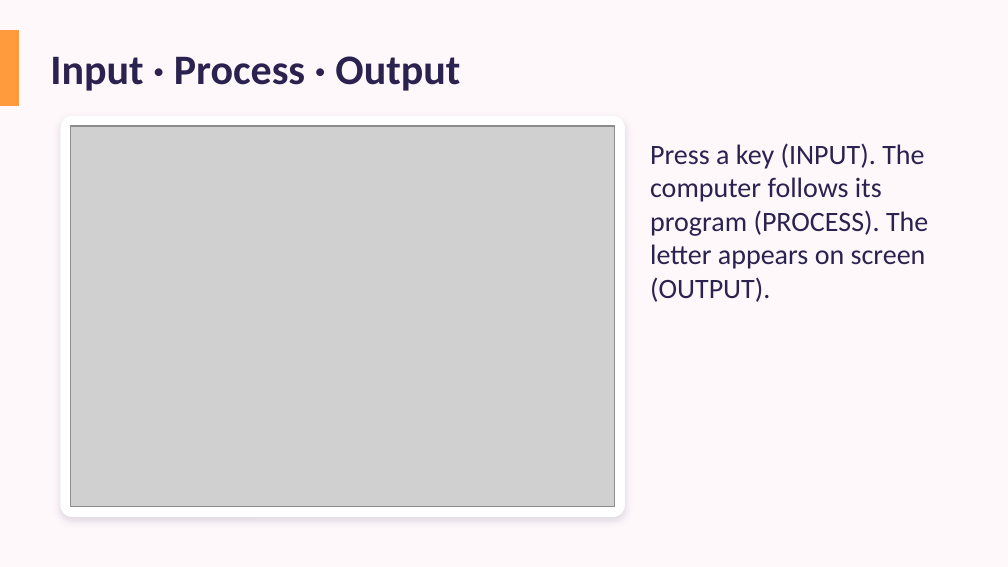
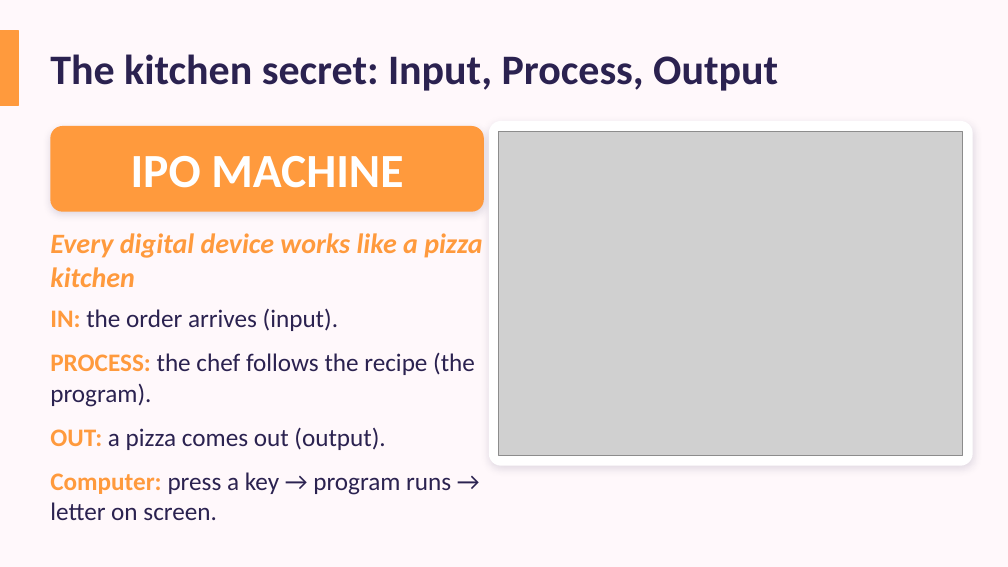
Before and after one commit to abualrif22-glitch/NBC, a slide deck: slide 5 of resources/Year-3/Y3 Unit summary - Connecting Computers.pptx (slide 8 before the commit). Drawn at 1008x567 pixels with LibreOffice and Linux fonts; fonts in the diff are those of the drawing; grey boxes stand for pictures. Boxes give left, top, right and bottom in pixels: in the first picture for what was removed or moved away, otherwise in the second. Text is boxed around its words. In the diff, an @@ line names an element or a change of style, - is before the commit and + after.

```diff
--- a/resources/Year-3/Y3 Unit summary - Connecting Computers.pptx
+++ b/resources/Year-3/Y3 Unit summary - Connecting Computers.pptx
@@ text at [50,54,778,91]: text changed @@
-Input · Process · Output
+The kitchen secret: Input, Process, Output
@@ rounded rectangle: place and size @@
-rounded rectangle at [60,116,625,517]
+rounded rectangle at [50,126,484,212]
@@ rounded rectangle at [50,126,484,212]: fill #FFFFFF to #FF9A3D; proportions changed @@
@@ picture removed at [71,126,615,507] @@
@@ rounded rectangle added at [489,121,973,466], fill #FFFFFF @@
@@ picture added at [499,131,963,456] @@
@@ text added at [131,156,403,188], 34 pt, text #FFFFFF, bold @@
+IPO MACHINE
@@ text at [50,233,482,287]: text changed; text colour #2B2250 to #FF9A3D; bold on; italic on @@
-Press a key (INPUT). The computer follows its program (PROCESS). The letter appears on screen (OUTPUT).
+Every digital device works like a pizza kitchen
@@ text "Every digital device works like ..." at [50,233,482,287]: vertical alignment top to middle @@
@@ text added at [50,308,475,520], 18 pt, text #2B2250 @@
+IN: the order arrives (input).
+PROCESS: the chef follows the recipe (the program).
+OUT: a pizza comes out (output).
+Computer: press a key → program runs → letter on screen.
```
Also in this commit, not shown: 14 other slides changed, 15 slides added, 68 slides removed, 1 other file.
